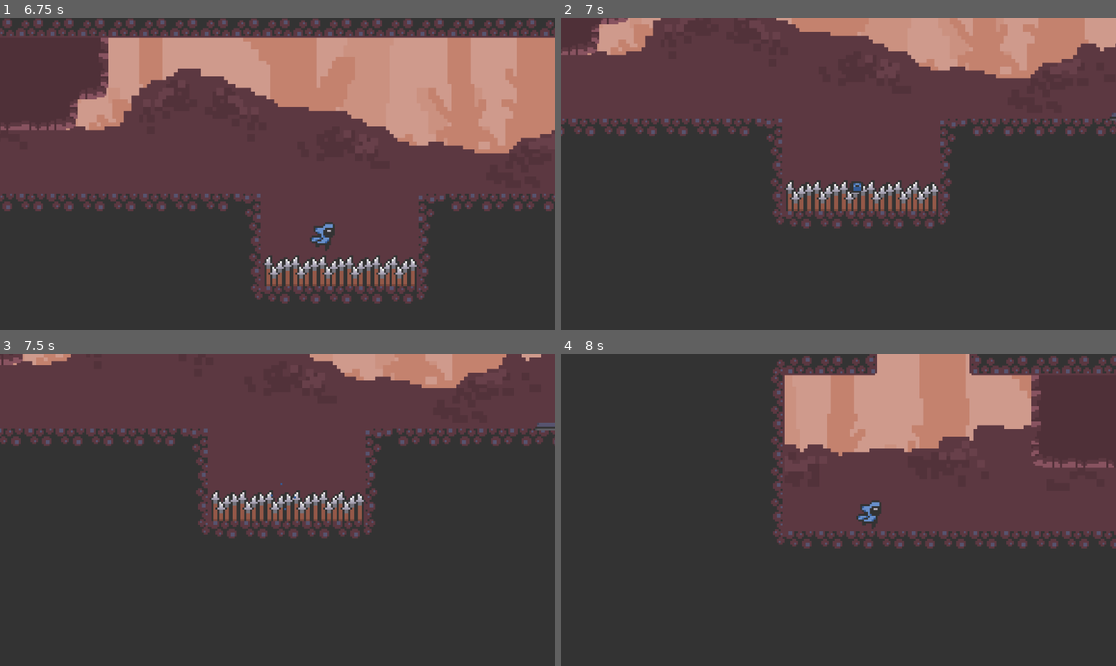
Above: before the commit, frames 1-4 (two rows, left to right).
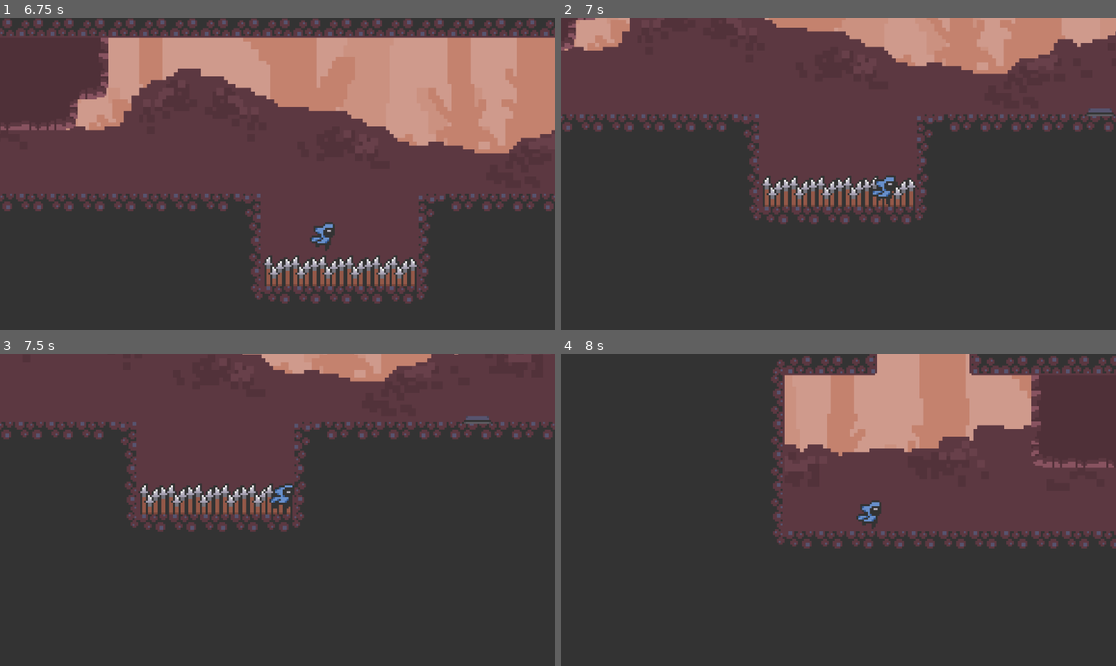
Above: after the commit, the same moments.

Repository: RileyBautista/ButtonUp
Game: Godot game, scene res://level2.tscn
Two runs of this game, one before a commit and one after it. Both use one fixed random seed, a clock stepped at 60 frames per second and the inputs below. This scene is started directly instead of the project's main scene.
Inputs:
- Up to frame 1 (6.75 s): tap Enter at 0.5 s; hold Right (move_right) 0.53-2.03 s; tap Up (jump) at 0.77, 1.52, 3.02, 3.77, 4.52, 6.02 s; hold Left (move_left) 2.03-4.28 s; hold Right (move_right) from 4.28 s (still down)
- Up to frame 2 (7 s): keep holding Right (move_right); tap Up (jump) at 6.77 s
- Up to frame 3 (7.5 s): keep holding Right (move_right)
- Up to frame 4 (8 s): keep holding Right (move_right); tap Up (jump) at 7.52 s

Frame 1 is identical in both runs. In frame 2, 12% of the frame differs, in the area x 0-100%, y 0-68%; in frame 3, 14%, in the area x 0-100%, y 0-60%; in frame 4, nothing differs.
Error after the commit: Invalid assignment of property or key 'deaths' with value of type 'int' on a base object of type 'null instance'. (res://killzone.gd:17)

Commit message:
AAAAAAAAAAAAAAAAAAAAAAA
should i pull an all-nighter..

Diff:
--- a/killzone.gd
+++ b/killzone.gd
@@ -3,7 +3,7 @@
 @onready var timer = $Timer
 @onready var player = $"../Player"
 @onready var playerSprite = $"../Player/AnimatedSprite2D"
-
+@onready var deathLogger = $"../Log"
 # Called when the node enters the scene tree for the first time.
 
 # Called every frame. 'delta' is the elapsed time since the previous frame.
@@ -14,6 +14,8 @@
 	if body == player:
 		timer.start()
 		playerSprite.play("death")
+		deathLogger.deaths = 1
 		player.stop = true
+
 func _on_timer_timeout() -> void:
 	get_tree().reload_current_scene()
--- a/level1.tscn
+++ b/level1.tscn
@@ -17,6 +17,7 @@
 [ext_resource type="Script" uid="uid://nwy52hiharvs" path="res://door.gd" id="15_1idop"]
 [ext_resource type="Texture2D" uid="uid://bi0cv78qaglew" path="res://assets/Misc Sprites/strange_door_closed_anim_strip_10.png" id="15_ta5nu"]
 [ext_resource type="Texture2D" uid="uid://b6vyplyuahrif" path="res://assets/Misc Sprites/door.png" id="16_flf07"]
+[ext_resource type="PackedScene" uid="uid://bpppg0sd2ueqv" path="res://log.tscn" id="18_beq0j"]
 
 [sub_resource type="AtlasTexture" id="AtlasTexture_nr8wp"]
 atlas = ExtResource("2_4d7sh")
@@ -611,6 +612,8 @@
 position = Vector2(2094.5, -41.875)
 shape = SubResource("RectangleShape2D_beq0j")
 
+[node name="Log" parent="." instance=ExtResource("18_beq0j")]
+
 [connection signal="animation_changed" from="Player/AnimatedSprite2D" to="Player" method="_on_animated_sprite_2d_animation_changed"]
 [connection signal="body_exited" from="Killzone" to="Player" method="_on_killzone_body_exited"]
 [connection signal="body_exited" from="Killzone" to="Killzone" method="_on_body_exited"]
--- /dev/null
+++ b/log.gd
@@ -0,0 +1,4 @@
+extends Node2D
+
+@export var deaths = 0
+@export var orbsCollected = 0
--- /dev/null
+++ b/log.tscn
@@ -0,0 +1,6 @@
+[gd_scene load_steps=2 format=3 uid="uid://bpppg0sd2ueqv"]
+
+[ext_resource type="Script" uid="uid://mkh1byi0v23v" path="res://log.gd" id="1_5gxlv"]
+
+[node name="Log" type="Node2D"]
+script = ExtResource("1_5gxlv")
--- /dev/null
+++ b/theOhGloriousLogScene.gd
@@ -0,0 +1,4 @@
+# I don't know how the heck you log data so LETS TRY USING THISSSSSSSSSSSS
+extends Node2D
+@export var deaths = 0
+@export var orbsCollected = 0
Not shown: 1 places in level1.tscn that only renumber resources
Not shown, added: log.gd.uid
Not shown, added: theOhGloriousLogScene.gd.uid
